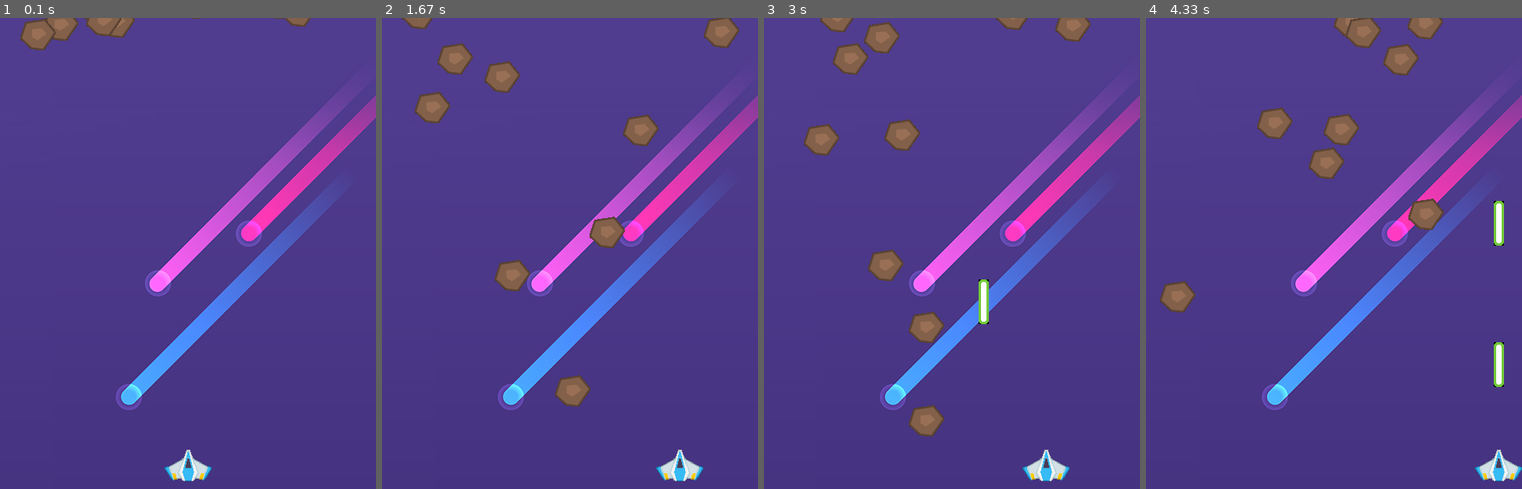
Above: before the commit, frames 1-4 (left to right).
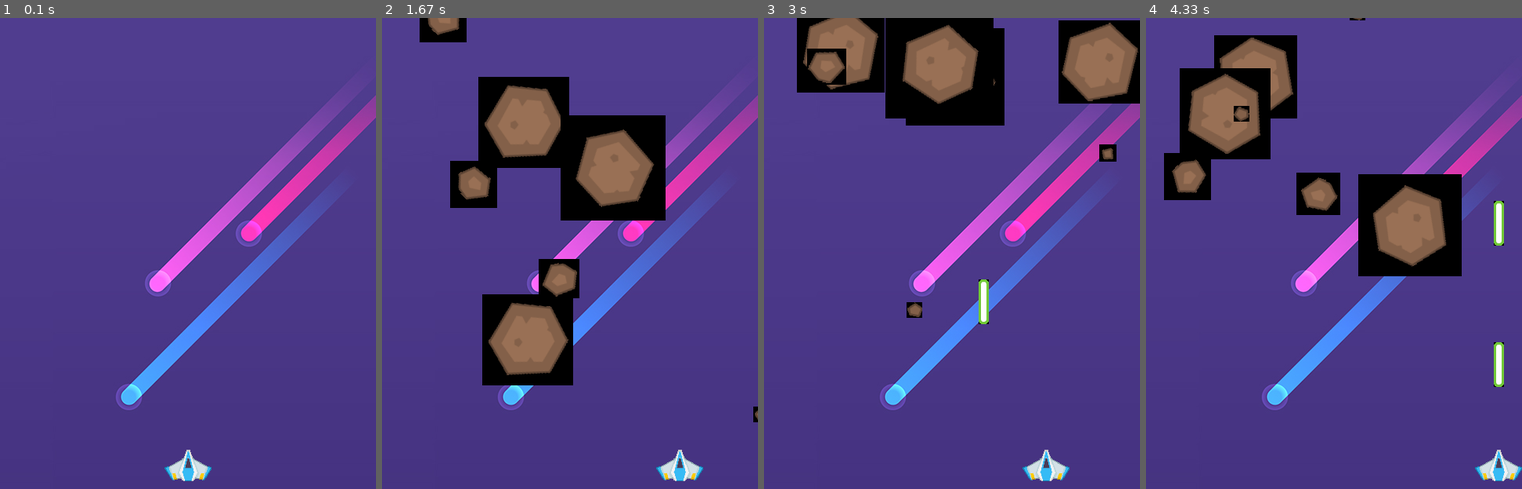
Above: after the commit, the same moments.

Repository: bheki-maenetja/small-projects-pygame
Game: pygame game, started from KCC-shmup-tutorial/shmup.py
The game is run twice, just before and just after one commit, with the same random seed, the same clock (stepped at 60 frames per second) and the same inputs.
Inputs:
- Up to frame 1 (0.1 s): no input
- Up to frame 2 (1.67 s): tap Space at 0.33, 0.73, 1.03 s; hold Right 0.67-1.13 s
- Up to frame 3 (3 s): hold Left 2.23-2.63 s; tap Space at 2.3, 2.6, 2.73 s; hold Right from 2.67 s (still down)
- Up to frame 4 (4.33 s): tap Space at 3.03, 3.9, 4.2 s; release Right at 3.3 s; hold Right 3.83-4.3 s

The runs differ from the first frame. In frame 1, 1.3% of the frame differs, in the area x 5-83%, y 0-7%; in frame 2, 21%, in the area x 5-100%, y 0-86%; in frame 3, 17%; in frame 4, 18%.

Commit message:
shmup tutorial

Diff:
--- a/KCC-shmup-tutorial/shmup.py
+++ b/KCC-shmup-tutorial/shmup.py
@@ -30,7 +30,17 @@
 
 player_img = pygame.image.load(path.join(img_dir, 'playerShip2_blue.png')).convert()
 laser_img = pygame.image.load(path.join(img_dir, 'laserGreen06.png')).convert()
-meteor_img = pygame.image.load(path.join(img_dir, 'meteorBrown_med3.png')).convert()
+
+meteor_images = [
+  'meteorBrown_med3.png',
+  'meteorBrown_tiny1.png',
+  'meteorBrown_tiny2.png',
+  'meteorBrown_big2.png',
+  'meteorBrown_big4.png'
+]
+
+for i in range(len(meteor_images)):
+  meteor_images[i] = pygame.image.load(path.join(img_dir, meteor_images[i])).convert()
 
 # Setup Sprites
 class Player(pygame.sprite.Sprite):
@@ -41,6 +51,8 @@
     self.image = pygame.transform.scale(player_img, (60, 40))
     self.image.set_colorkey(BLACK)
     self.rect = self.image.get_rect()
+    self.radius = 22
+    # pygame.draw.circle(self.image, BLUE, self.rect.center, self.radius)
     self.rect.centerx = WIDTH / 2
     self.rect.bottom = HEIGHT - 10
     self.speedX = 0
@@ -71,21 +83,39 @@
     pygame.sprite.Sprite.__init__(self)
     # self.image = pygame.Surface((30, 40))
     # self.image.fill(RED)
-    self.image = meteor_img
-    self.image.set_colorkey(BLACK)
+    self.image_org = random.choice(meteor_images)
+    self.image_org.set_colorkey(BLACK)
+    self.image = self.image_org.copy()
     self.rect = self.image.get_rect()
+    self.radius = int(self.rect.width * .8 / 2)
+    # pygame.draw.circle(self.image, RED, self.rect.center, self.radius)
     self.rect.x = random.randint(0, WIDTH - self.rect.width)
-    self.rect.y = random.randint(-100, -40)
+    self.rect.y = random.randint(-500, -100)
     self.speedY = random.randint(1, 10)
     self.speedX = random.randint(-5, 5)
+    self.rot = 0
+    self.rot_speed = random.randint(-8, 8)
+    self.last_update = pygame.time.get_ticks()
 
   def update(self):
+    self.rotate()
     self.rect.y += self.speedY
     self.rect.x += self.speedX
     if self.rect.top > HEIGHT + 10 or self.rect.right > WIDTH + 20 or self.rect.left < 0:
       self.rect.x = random.randint(0, WIDTH - self.rect.width)
       self.rect.y = random.randint(-100, -40)
       self.speedY = random.randint(1, 10)
+
+  def rotate(self):
+    now = pygame.time.get_ticks()
+    if now - self.last_update > 50:
+      self.last_update = now
+      self.rot = (self.rot + self.rot_speed) % 360
+      new_image = pygame.transform.rotozoom(self.image_org, self.rot, 1)
+      old_center = self.rect.center
+      self.image = new_image
+      self.rect = self.image.get_rect()
+      self.rect.center = old_center
 
 class Bullet(pygame.sprite.Sprite):
   def __init__(self, x, y):
@@ -136,7 +166,7 @@
     all_sprites.add(m)
     mobs.add(m)
 
-  hits = pygame.sprite.spritecollide(player, mobs, False)
+  hits = pygame.sprite.spritecollide(player, mobs, False, pygame.sprite.collide_circle)
   if hits:
     running = False
 
Binary file added: KCC-shmup-tutorial/img/meteorBrown_big2.png
Binary file added: KCC-shmup-tutorial/img/meteorBrown_big4.png
Binary file added: KCC-shmup-tutorial/img/meteorBrown_tiny1.png
Binary file added: KCC-shmup-tutorial/img/meteorBrown_tiny2.png
